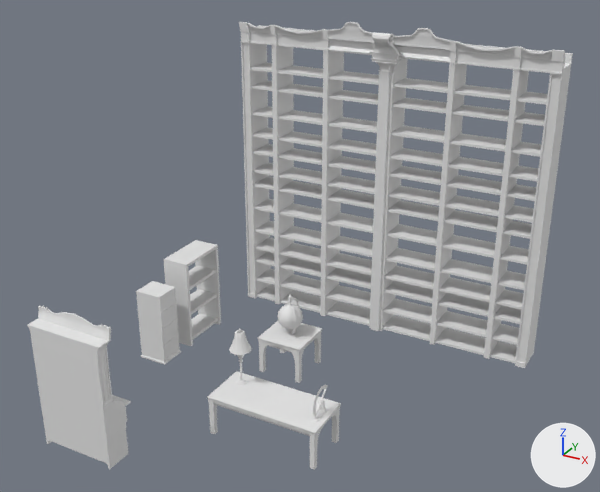
A saved change to the Blender file School stuff/Asset Pack 2 Libary/Work File.blend.
Both versions are drawn from a camera (50 mm lens) standing at (5.27, -8.78, 7.59) and looking at (-0.21, 1.19, 2.6). Every picture has the same lights, and +X, +Y and +Z are marked at lower right.

The first picture shows 'Bureau', 'FileCabinet', 'Globe', 'Shelf_1', 'Shelf_2', 'Table_1', 'Table_2'.
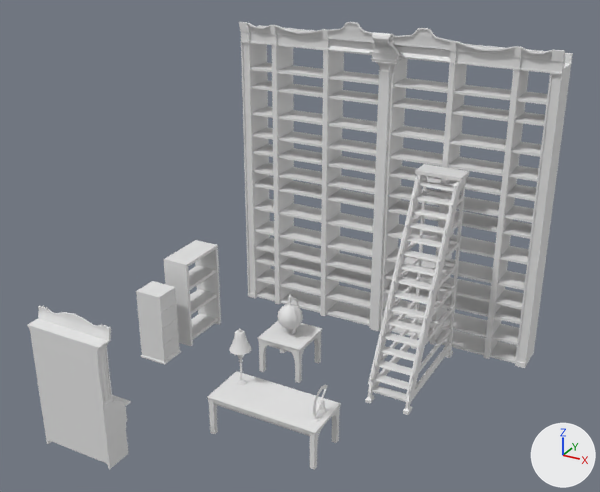
The change, as a list of edits to the scene's bpy script:
```text
Add me_cube_008:
    me_cube_008.from_pydata(...)  # 506 vertices, 513 faces; spans x 0.0..0.38, y -1.04..1.04, z 0.0..3.37
Add ob_cube:
    ob_cube = bpy.data.objects.new('Cube', me_cube_008)
    ob_cube.location = (1.18, 2.51, 0.0)
    _m = ob_cube.modifiers.new('Mirror', 'MIRROR')
    _m.use_clip = True
```

What differs and where, as boxes [x1, y1, x2, y2] in the pictures (600 x 492 px):
'Cube', added: after [365, 164, 469, 415]
